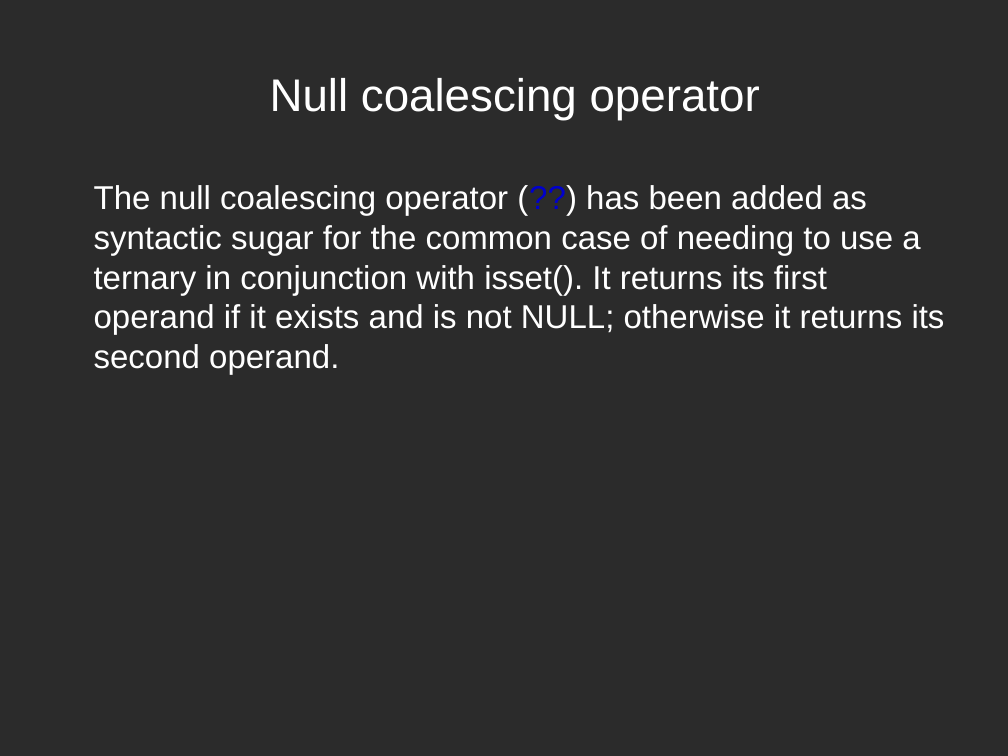
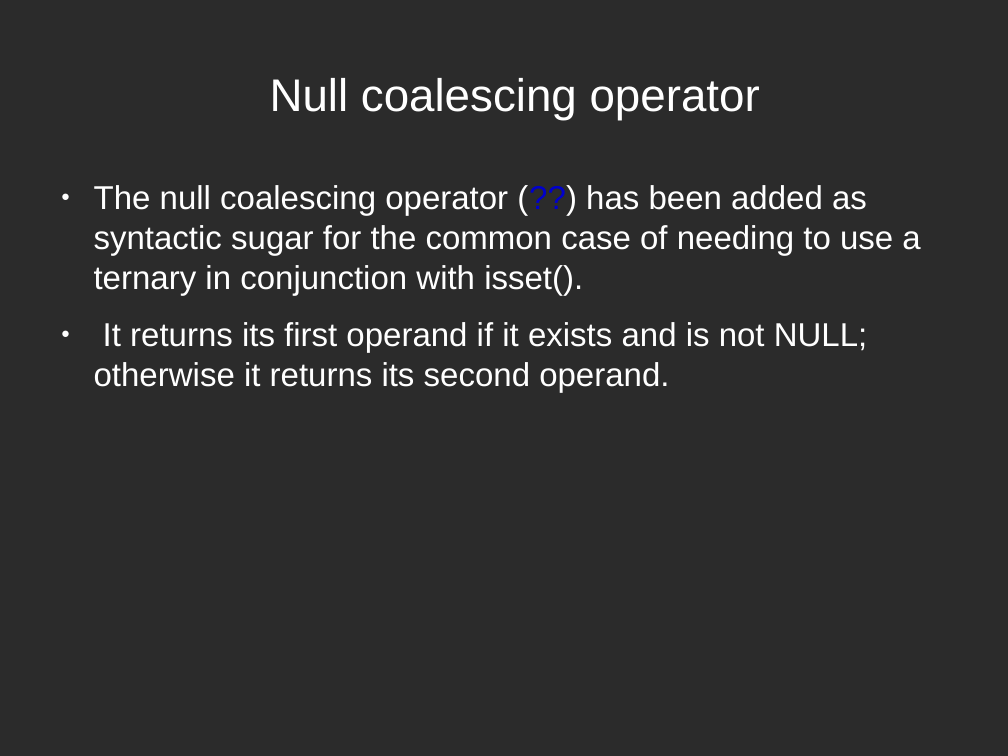
Before and after one commit to rmichal1/php7prezentacja, a slide deck: slide 16 of php7.odp. Drawn at 1008x756 pixels with LibreOffice and Linux fonts; fonts in the diff are those of the drawing; background and template pictures are left out; a plain dark background stands for a picture behind light text. Boxes give left, top, right and bottom in pixels: in the first picture for what was removed or moved away, otherwise in the second. Text is boxed around its words. In the diff, an @@ line names an element or a change of style, - is before the commit and + after.

```diff
--- a/php7.odp
+++ b/php7.odp
@@ text at (94, 185, 920, 392): text changed @@
-The null coalescing operator (??) has been added as syntactic sugar for the common case of needing to use a ternary in conjunction with isset(). It returns its first operand if it exists and is not NULL; otherwise it returns its second operand.
+● The null coalescing operator (??) has been added as syntactic sugar for the common case of needing to use a ternary in conjunction with isset().
+● It returns its first operand if it exists and is not NULL; otherwise it returns its second operand.
```
Also in this commit, not shown: 4 other slides changed, 1 slide added, 5 other files.
